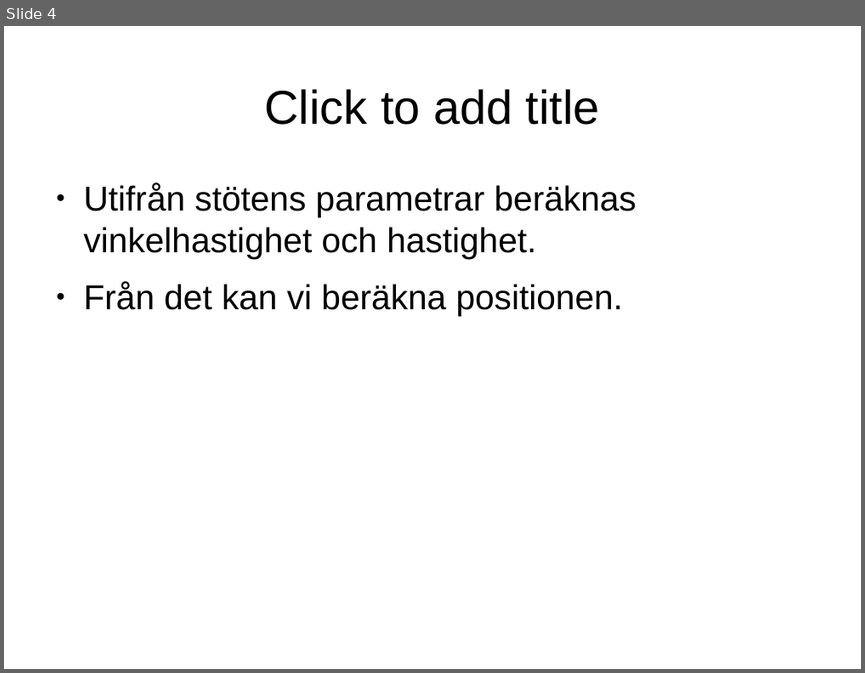
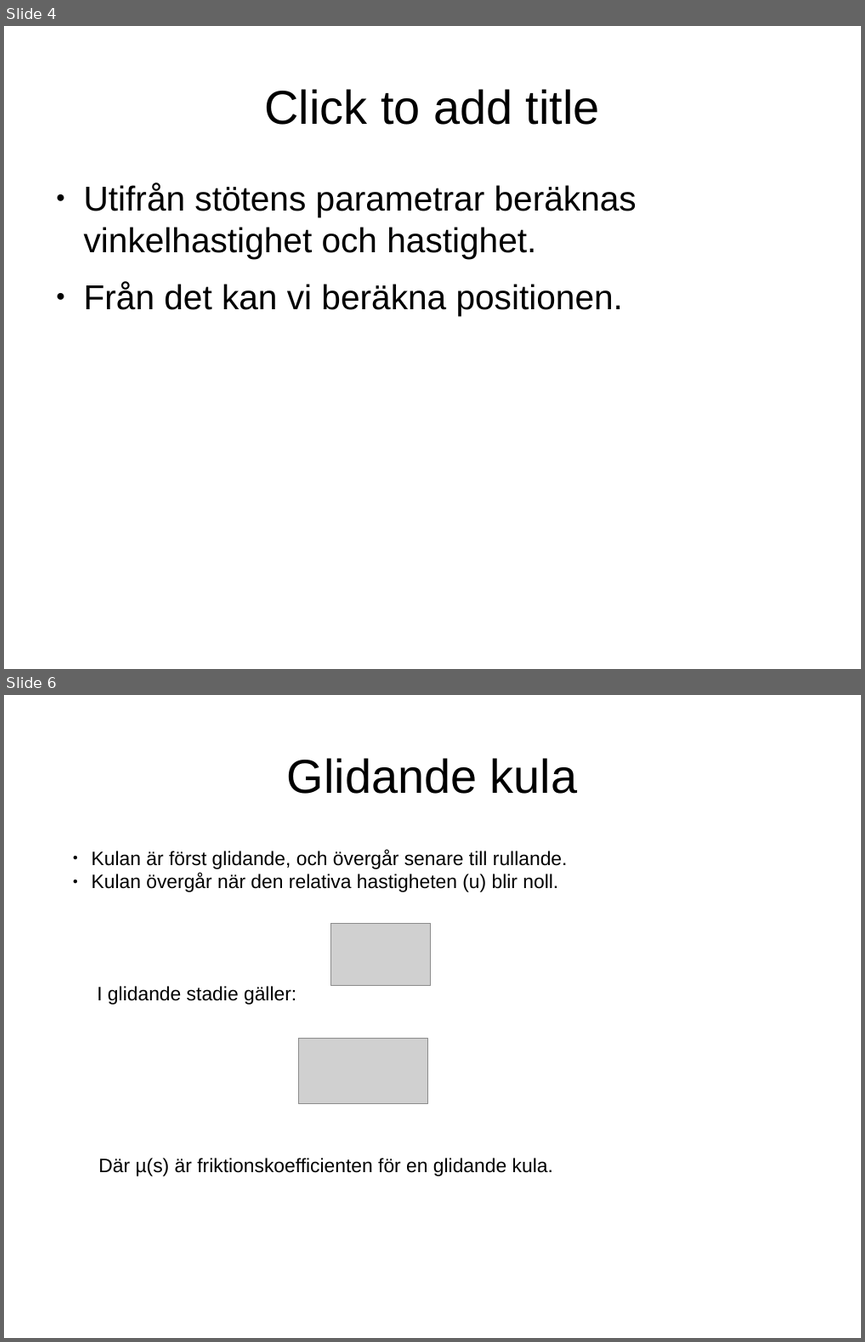
Before and after one commit to zsebastian/physics-assignment, a slide deck: presentation.odp. Shown one above the other, each under a label of ours: slide 4 before the commit, slides 4 and 6 after it; the slides between them are not shown. The pictures are 865x673 and 865x1342 pixels, drawn with LibreOffice and Linux fonts; fonts in the diff are those of the drawing; grey boxes stand for pictures. Boxes give left, top, right and bottom in pixels: in the first picture for what was removed or moved away, otherwise in the second. Text is boxed around its words. In the diff, an @@ line names an element or a change of style, - is before the commit and + after.

```diff
--- a/presentation.odp
+++ b/presentation.odp
@@ slide 6 added at (x1=4, y1=695, x2=861, y2=1338), background #FFFFFF @@
@@ title added at (x1=287, y1=758, x2=577, y2=794), 44 pt, text #000000 @@
+Glidande kula
@@ text added at (x1=92, y1=849, x2=568, y2=892), 18 pt, text #000000 @@
+● Kulan är först glidande, och övergår senare till rullande.
+● Kulan övergår när den relativa hastigheten (u) blir noll.
@@ picture added at (x1=331, y1=923, x2=431, y2=985) @@
@@ text added at (x1=97, y1=986, x2=296, y2=1004), 18 pt, text #000000 @@
+I glidande stadie gäller:
@@ picture added at (x1=299, y1=1038, x2=428, y2=1104) @@
@@ text added at (x1=98, y1=1157, x2=553, y2=1176), 18 pt, text #000000 @@
+Där µ(s) är friktionskoefficienten för en glidande kula.
```
Also in this commit, not shown: 4 other slides added, 23 other files.
